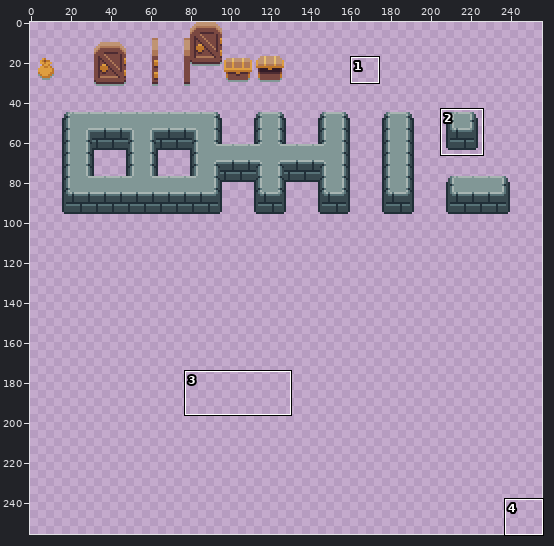
Pixel-art file: design/tileset.aseprite. The first picture is a wide view before the edit; the outline marks the close-up.
Close-up. Before the edit:
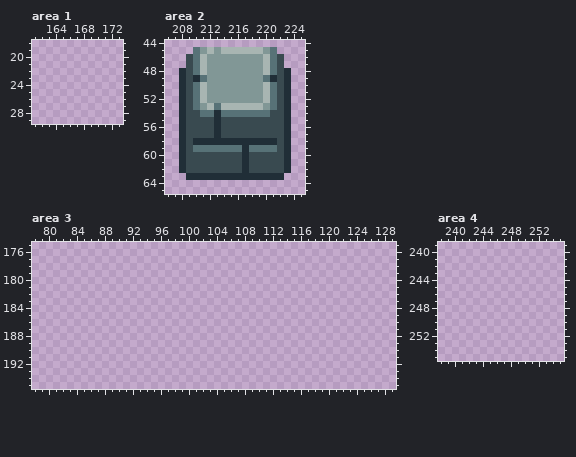
256x256 pixels, 1 frame. Shown: area 1: x 161..173, y 18..29; area 2: x 206..225, y 44..65; area 3: x 78..129, y 175..195; area 4: x 238..255, y 239..255. The commit also changed other parts of the picture, which this record leaves out.
New version:
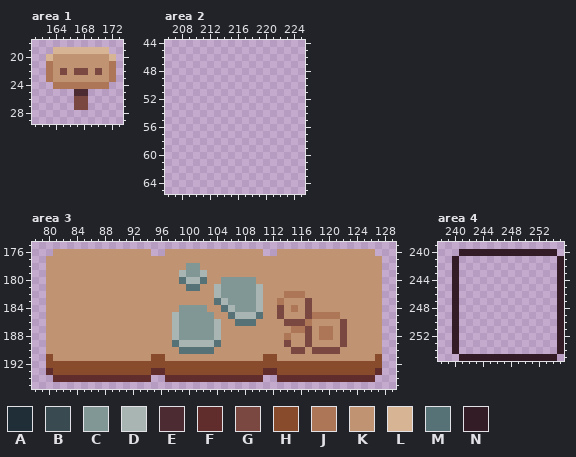
Palette (. is transparent): A #202e37  B #394a50  C #819796  D #a8b5b2  E #4d2b32  F #602c2c  G #7a4841  H #884b2b  J #ad7757  K #c09473  L #d7b594  M #577277  N #341c27
Change:
layer "tiles" now shown
Changed rows in their new state; - is an unchanged pixel.
Area 1, layer "objects":
first column x 163:
19 -LLLLLLLL-
20 LKKKKKKKKL
21 JKKKKKKKKJ
22 JKGKGGKGKJ
23 JKKKKKKKKJ
24 -JJJJJJJJ-
25 ----EE----
26 ----GG----
27 ----GG----
Area 2, layer "objects":
first column x 208:
45 --............--
46 -..............-
47 -..............-
48 ................
49 ................
50 ................
51 ................
52 ................
53 ................
54 ................
55 ................
56 ................
57 ................
58 ................
59 ................
60 ................
61 ................
62 ................
63 -..............-
Area 3, layer "tiles":
first column x 80:
176 -KKKKKKKKKKKKKK--KKKKKKKKKKKKKK--KKKKKKKKKKKKKK-
177 KKKKKKKKKKKKKKKKKKKKKKKKKKKKKKKKKKKKKKKKKKKKKKKK
178 KKKKKKKKKKKKKKKKKKKKCCKKKKKKKKKKKKKKKKKKKKKKKKKK
179 KKKKKKKKKKKKKKKKKKKDCCDKKKKKKKKKKKKKKKKKKKKKKKKK
180 KKKKKKKKKKKKKKKKKKKMDDMKKCCCCCKKKKKKKKKKKKKKKKKK
181 KKKKKKKKKKKKKKKKKKKKMMKKDCCCCCDKKKKKKKKKKKKKKKKK
182 KKKKKKKKKKKKKKKKKKKKKKKKDCCCCCDKKKJJJKKKKKKKKKKK
183 KKKKKKKKKKKKKKKKKKKKKKKKMDCCCCDKKJKKKGKKKKKKKKKK
184 KKKKKKKKKKKKKKKKKKKCCCCKKMDCCCDKKGKJKGKKKKKKKKKK
185 KKKKKKKKKKKKKKKKKKDCCCCCKKMDDDMKKGKKKGJJJJKKKKKK
186 KKKKKKKKKKKKKKKKKKDCCCCCDKKMMMKKKKGGGJKKKKGKKKKK
187 KKKKKKKKKKKKKKKKKKDCCCCCDKKKKKKKKKKJJGKJJKGKKKKK
188 KKKKKKKKKKKKKKKKKKDCCCCCDKKKKKKKKKJKKGKJJKGKKKKK
189 KKKKKKKKKKKKKKKKKKMDDDDDMKKKKKKKKKGKKGKKKKGKKKKK
190 KKKKKKKKKKKKKKKKKKKMMMMMKKKKKKKKKKKGGKGGGGKKKKKK
191 HKKKKKKKKKKKKKKHHKKKKKKKKKKKKKKHHKKKKKKKKKKKKKKH
192 HHHHHHHHHHHHHHHHHHHHHHHHHHHHHHHHHHHHHHHHHHHHHHHH
193 FHHHHHHHHHHHHHHFFHHHHHHHHHHHHHHFFHHHHHHHHHHHHHHF
194 -FFFFFFFFFFFFFF--FFFFFFFFFFFFFF--FFFFFFFFFFFFFF-
Area 4, layer "tiles":
first column x 240:
240 -NNNNNNNNNNNNNN-
241 N--------------N
242 N--------------N
243 N--------------N
244 N--------------N
245 N--------------N
246 N--------------N
247 N--------------N
248 N--------------N
249 N--------------N
250 N--------------N
251 N--------------N
252 N--------------N
253 N--------------N
254 N--------------N
255 -NNNNNNNNNNNNNN-
Changed places in both close-ups, as pixel boxes (x1, y1, x2, y2):
added: (46, 47, 116, 110)
erased: (179, 47, 291, 180)
added: (46, 249, 382, 382)
added: (452, 249, 564, 361)
